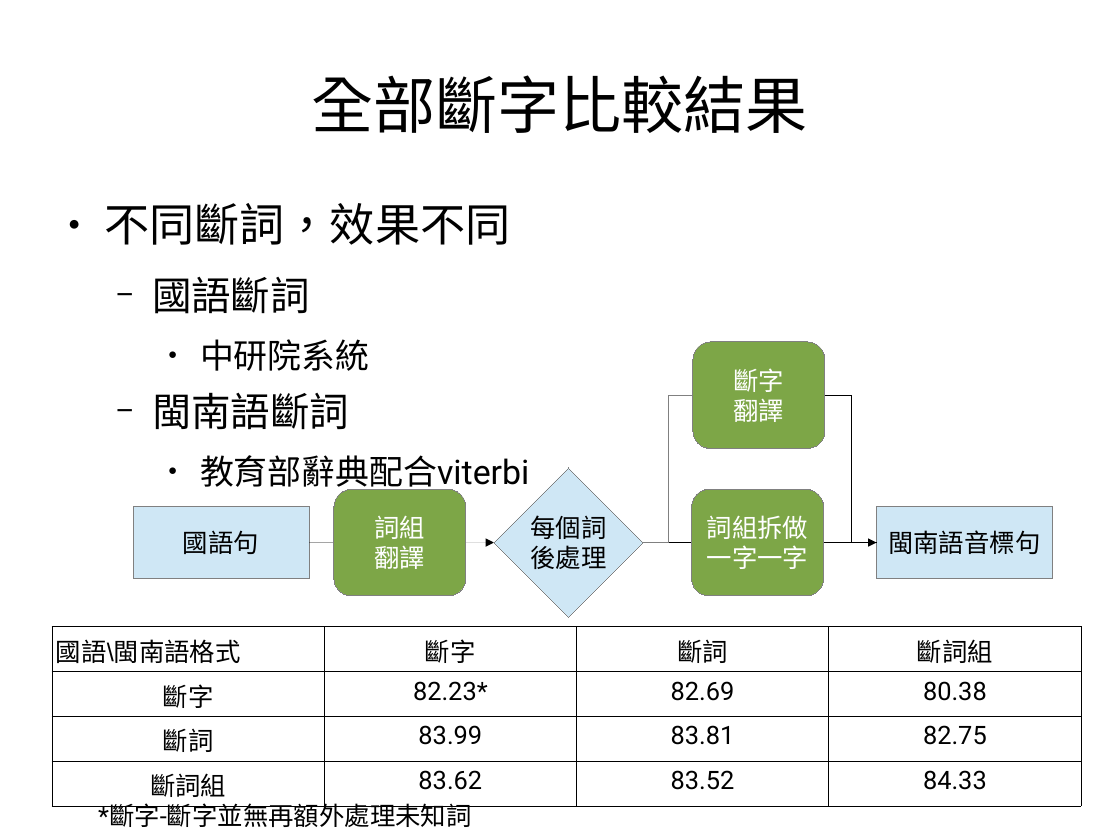
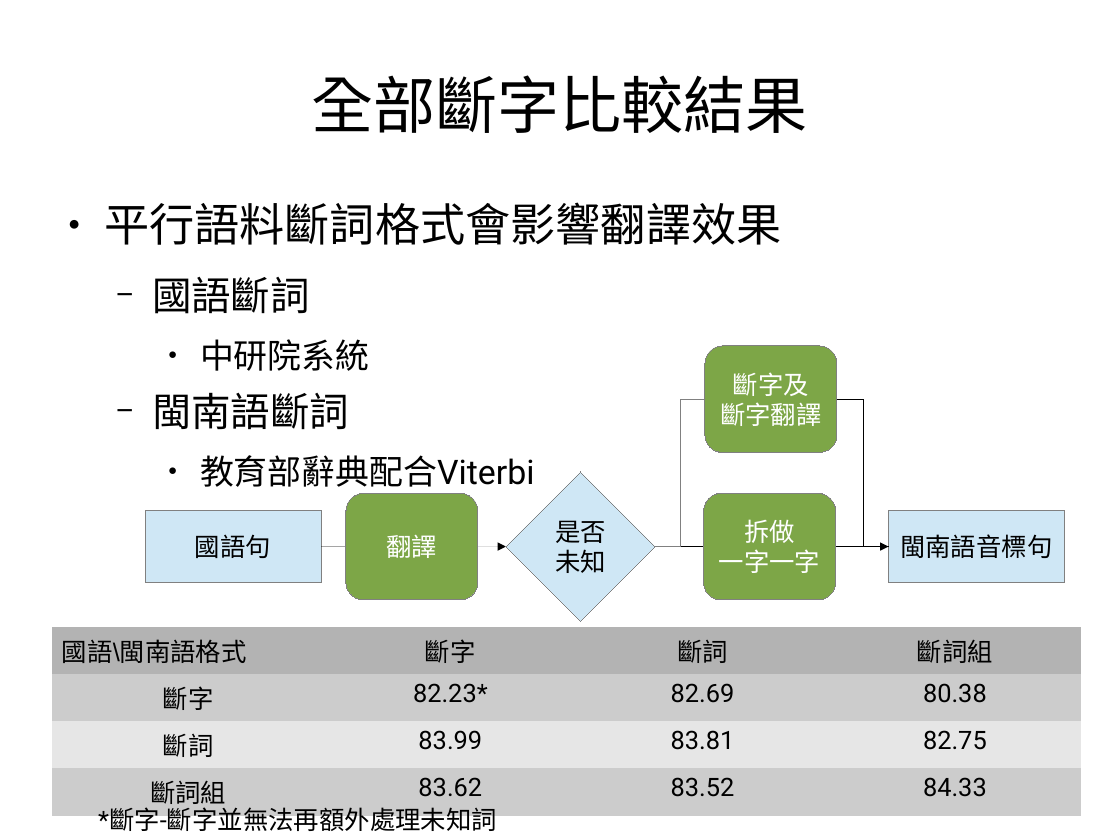
Before and after one commit to sih4sing5hong5/po3-ko3_tau5-iann2-phinn3, a slide deck: slide 10 of 翻譯報告.odp. Drawn at 1120x840 pixels with LibreOffice and Linux fonts; fonts in the diff are those of the drawing. Boxes give left, top, right and bottom in pixels: in the first picture for what was removed or moved away, otherwise in the second. Text is boxed around its words. In the diff, an @@ line names an element or a change of style, - is before the commit and + after.

```diff
--- a/翻譯報告.odp
+++ b/翻譯報告.odp
@@ text at <box>104,202,782,245</box>: text changed @@
-● 不同斷詞，效果不同
+● 平行語料斷詞格式會影響翻譯效果
@@ text in rounded rectangle at <box>720,372,822,426</box>: text changed @@
-斷字
-翻譯
+斷字及
+斷字翻譯
@@ text at <box>200,455,535,487</box>: text changed @@
-    ● 教育部辭典配合viterbi
+    ● 教育部辭典配合Viterbi
@@ 2 rectangles, 2 rounded rectangles, 1 arrow, 1 elbow arrow, 1 diamond: place and size @@
-2 rectangles, 2 rounded rectangles, 1 arrow, 1 elbow arrow, 1 diamond at <box>133,341,1053,618</box>
+2 rectangles, 2 rounded rectangles, 1 arrow, 1 elbow arrow, 1 diamond at <box>145,346,1064,621</box>
@@ 1 line, 1 elbow line, 1 rounded rectangle: place and size @@
-1 line, 1 elbow line, 1 rounded rectangle at <box>334,395,877,596</box>
+1 line, 1 elbow line, 1 rounded rectangle at <box>347,399,889,600</box>
@@ text in rounded rectangle at <box>375,516,426,539</box>: paragraph removed @@
-詞組
@@ text in diamond at <box>555,520,606,573</box>: text changed @@
-每個詞
-後處理
+是否
+未知
@@ text in rounded rectangle at <box>744,519,795,543</box>: text changed @@
-詞組拆做
+拆做
@@ table at <box>52,627,1080,813</box> @@
@@ fill none to #B3B3B3 in row 1 @@
@@ fill none to #CCCCCC in 8 cells @@
@@ fill none to #E6E6E6 in row 3 @@
@@ borders changed @@
@@ text at <box>98,807,497,835</box>: text changed @@
-*斷字-斷字並無再額外處理未知詞
+*斷字-斷字並無法再額外處理未知詞
```
Also in this commit, not shown: 3 other slides changed.
